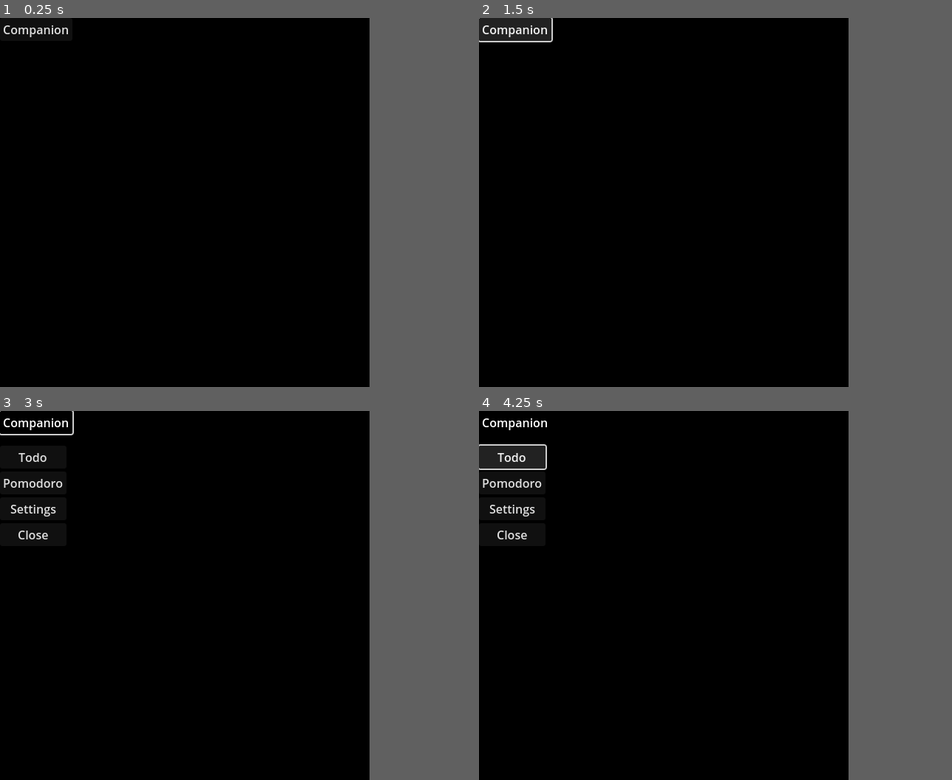
Above: before the commit, frames 1-4 (two rows, left to right).
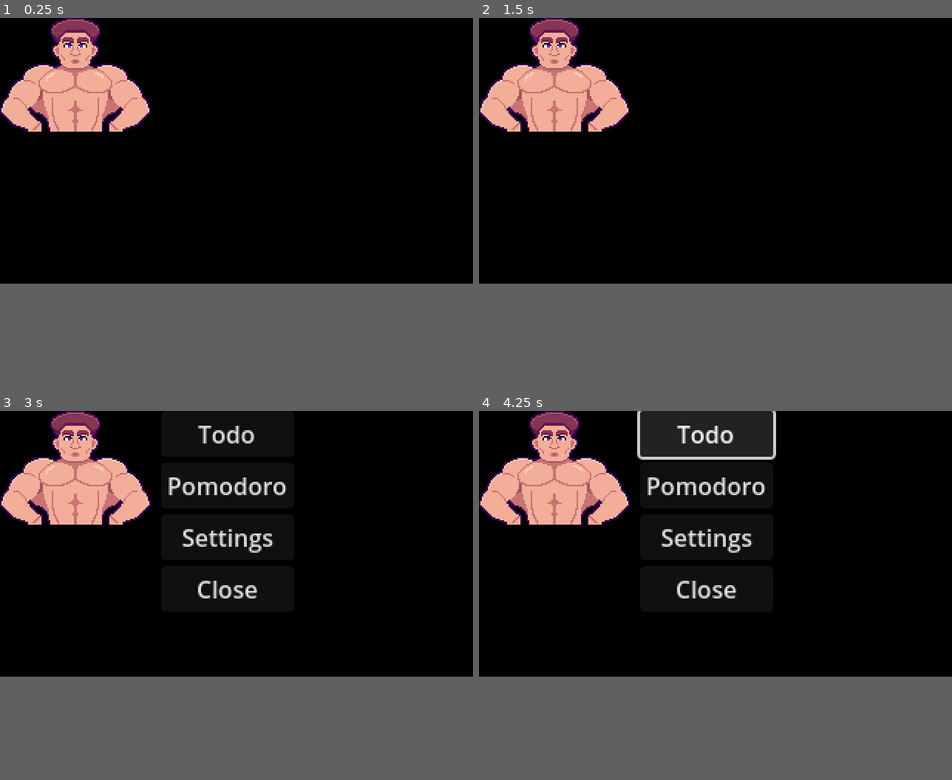
Above: after the commit, the same moments.

Repository: Orobinette/Desktop-Companion
Game: Godot game, scene res://Scenes/scn_companion.tscn
Two runs of this game, one before a commit and one after it. Both use one fixed random seed, a clock stepped at 60 frames per second and the inputs below.
Inputs (mouse positions are in pixels of both pictures, inside the frame that each line leads up to; where the layout moved, square brackets give the same spot in the first picture):
- Up to frame 1 (0.25 s): no input
- Up to frame 2 (1.5 s): click (535, 95) [516, 29] at 0.5 s; click (535, 95) [516, 29] at 1.25 s
- Up to frame 3 (3 s): click (56, 488) [37, 422] at 2 s; tap Enter at 2.75 s
- Up to frame 4 (4.25 s): click "Todo" at 3.5 s
The window is 500x500 before the commit and 640x360 after it. Grey fills any space a smaller window leaves; there, only what the larger window draws over its background counts as a difference.

The runs differ from the first frame. In frame 1, 6.0% of the frame differs, in the area x 0-32%, y 0-31%; in frame 2, 6.7%; in frame 3, 8.0%; in frame 4, 12%, in the area x 0-63%, y 0-51%.

Commit message:
Texture settings

Diff:
--- a/Project Files/project.godot
+++ /dev/null
@@ -1,15 +0,0 @@
-; Engine configuration file.
-; It's best edited using the editor UI and not directly,
-; since the parameters that go here are not all obvious.
-;
-; Format:
-;   [section] ; section goes between []
-;   param=value ; assign values to parameters
-
-config_version=5
-
-[application]
-
-config/name="Desktop Project"
-config/features=PackedStringArray("4.2", "Forward Plus")
-config/icon="res://icon.svg"
--- a/Scenes/scn_companion.tscn
+++ b/Scenes/scn_companion.tscn
@@ -1,29 +1,29 @@
-[gd_scene load_steps=2 format=3 uid="uid://b6c2nw8pk2ivf"]
+[gd_scene load_steps=3 format=3 uid="uid://b6c2nw8pk2ivf"]
 
 [ext_resource type="Script" path="res://Scripts/Controls.gd" id="1_gfw5g"]
+[ext_resource type="Texture2D" uid="uid://crs52u6mkfowh" path="res://spr_body_builder.png" id="2_vkx8g"]
 
-[node name="Companion" type="Node2D" node_paths=PackedStringArray("companion_button", "todo_button", "pomodoro_button", "settings_button", "close_button", "container")]
+[node name="Companion" type="Node2D" node_paths=PackedStringArray("todo_button", "pomodoro_button", "settings_button", "close_button", "container")]
 script = ExtResource("1_gfw5g")
-companion_button = NodePath("Companion button")
 todo_button = NodePath("VBoxContainer/Todo")
 pomodoro_button = NodePath("VBoxContainer/Pomodoro")
 settings_button = NodePath("VBoxContainer/Settings")
 close_button = NodePath("VBoxContainer/Close")
 container = NodePath("VBoxContainer")
 
-[node name="Companion button" type="Button" parent="."]
-offset_right = 98.0
-offset_bottom = 31.0
+[node name="Companion button" type="TextureButton" parent="."]
+offset_right = 102.0
+offset_bottom = 77.0
 toggle_mode = true
 button_mask = 2
-text = "Companion"
+texture_normal = ExtResource("2_vkx8g")
 
 [node name="VBoxContainer" type="VBoxContainer" parent="."]
 process_mode = 4
 visible = false
-offset_top = 47.0
-offset_right = 90.0
-offset_bottom = 183.0
+offset_left = 109.0
+offset_right = 199.0
+offset_bottom = 136.0
 
 [node name="Todo" type="Button" parent="VBoxContainer"]
 layout_mode = 2
--- a/project.godot
+++ b/project.godot
@@ -19,14 +19,21 @@
 
 [display]
 
-window/size/viewport_width=500
-window/size/viewport_height=500
+window/size/viewport_width=320
+window/size/viewport_height=180
+window/size/resizable=false
 window/size/borderless=true
 window/size/transparent=true
+window/size/window_width_override=640
+window/size/window_height_override=360
 window/subwindows/embed_subwindows=false
+window/stretch/mode="viewport"
+window/stretch/scale_mode="integer"
 window/per_pixel_transparency/allowed=true
 
 [rendering]
 
+textures/canvas_textures/default_texture_filter=0
 renderer/rendering_method="gl_compatibility"
 viewport/transparent_background=true
+2d/snap/snap_2d_transforms_to_pixel=true
Renamed: Project Files/icon.svg -> icon.svg
Renamed: Project Files/icon.svg.import -> icon.svg.import
Binary file added: spr_body_builder.png
Not shown, added: spr_body_builder.png.import
